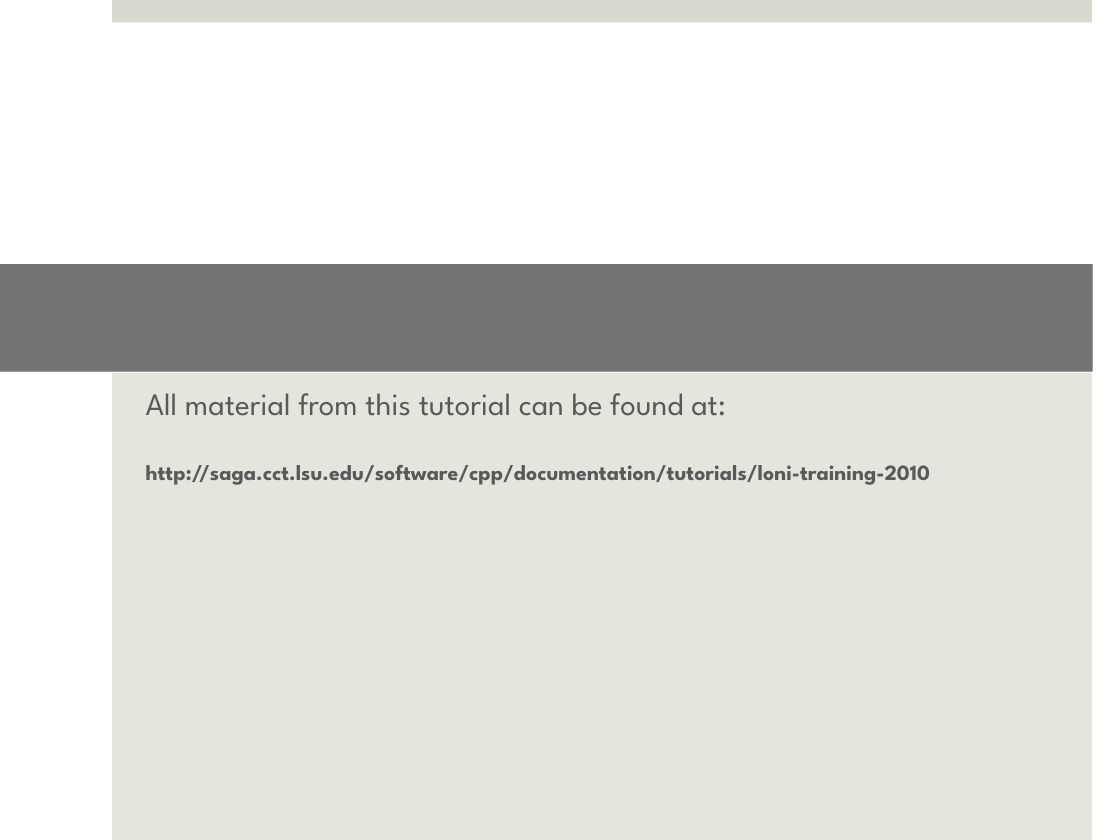
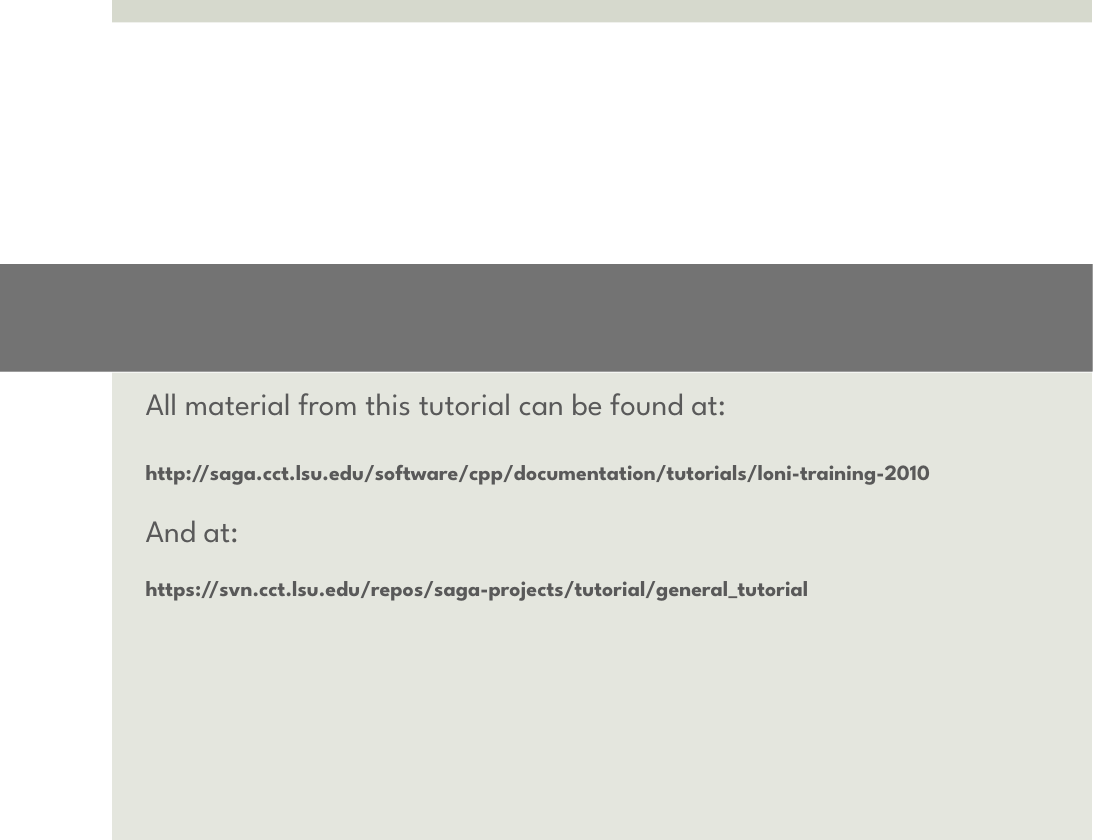
Before and after one commit to saga-project/saga-cpp-legacy-projects, a slide deck: slide 2 of tutorial/general_tutorial/SAGA-Intro-Conclusion.pptx. Drawn at 1120x840 pixels with LibreOffice and Linux fonts; fonts in the diff are those of the drawing; background and template pictures are left out. Boxes give left, top, right and bottom in pixels: in the first picture for what was removed or moved away, otherwise in the second. Text is boxed around its words. In the diff, an @@ line names an element or a change of style, - is before the commit and + after.

Commit message:
Further refinement

```diff
--- a/tutorial/general_tutorial/SAGA-Intro-Conclusion.pptx
+++ b/tutorial/general_tutorial/SAGA-Intro-Conclusion.pptx
@@ title at (x1=146, y1=393, x2=930, y2=601): text changed @@
-All material from this tutorial can be found at:
-http://saga.cct.lsu.edu/software/cpp/documentation/tutorials/loni-training-2010
+All material from this tutorial can be found at:
+http://saga.cct.lsu.edu/software/cpp/documentation/tutorials/loni-training-2010
+And at:
+https://svn.cct.lsu.edu/repos/saga-projects/tutorial/general_tutorial
```
